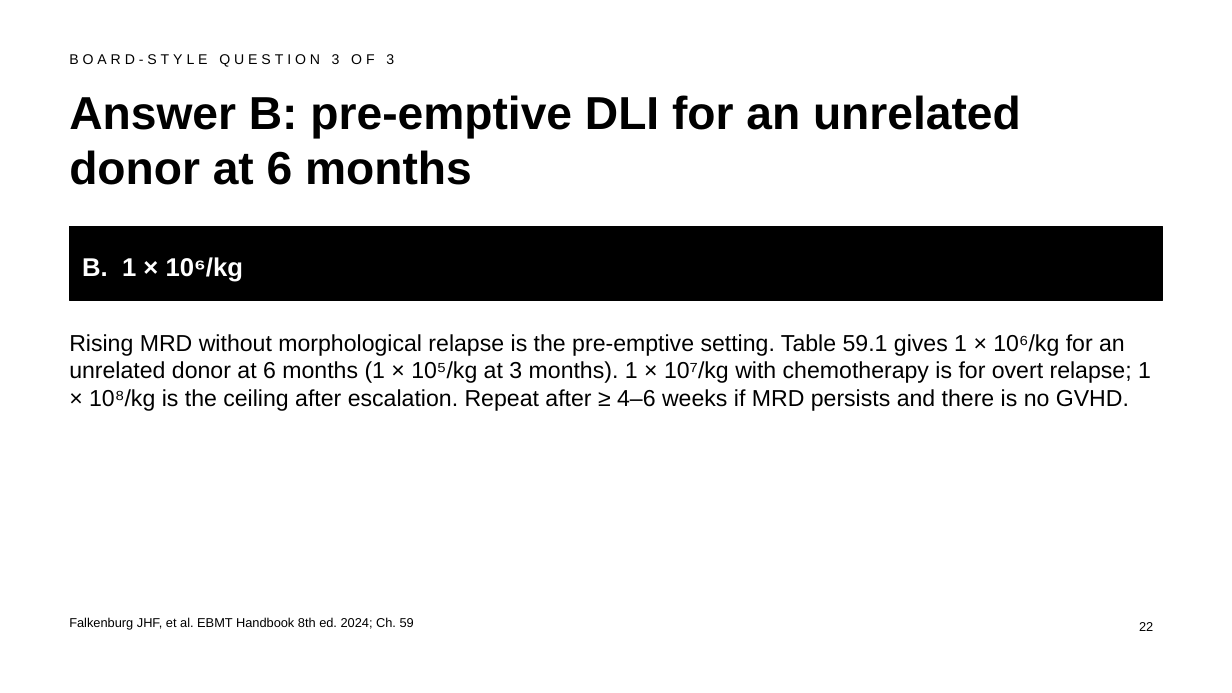
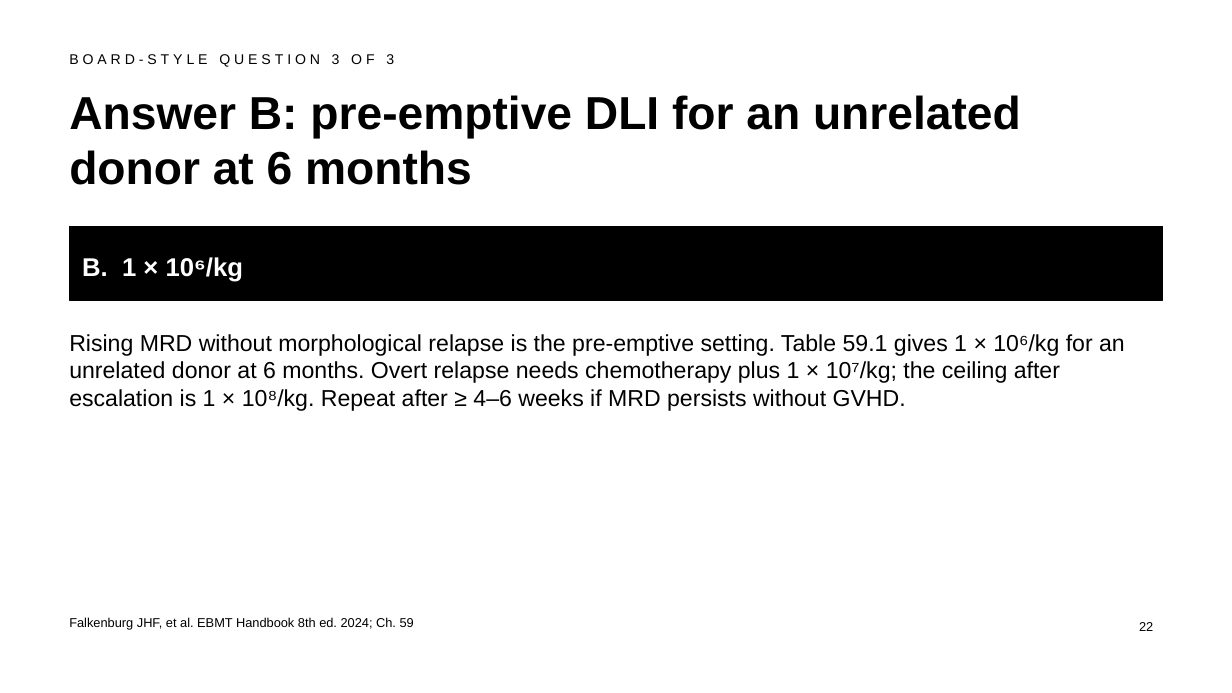
Before and after one commit to htlin222/ebmt-handbook-skill, a slide deck: slide 22 of slides/decks/s13-relapse-mrd-dli.pptx. Drawn at 1232x693 pixels with LibreOffice and Linux fonts; fonts in the diff are those of the drawing. Boxes give left, top, right and bottom in pixels: in the first picture for what was removed or moved away, otherwise in the second. Text is boxed around its words. In the diff, an @@ line names an element or a change of style, - is before the commit and + after.

```diff
--- a/slides/decks/s13-relapse-mrd-dli.pptx
+++ b/slides/decks/s13-relapse-mrd-dli.pptx
@@ text at box(69, 334, 1125, 411): text changed @@
-Rising MRD without morphological relapse is the pre-emptive setting. Table 59.1 gives 1 × 10⁶/kg for an unrelated donor at 6 months (1 × 10⁵/kg at 3 months). 1 × 10⁷/kg with chemotherapy is for overt relapse; 1 × 10⁸/kg is the ceiling after escalation. Repeat after ≥ 4–6 weeks if MRD persists and there is no GVHD.
+Rising MRD without morphological relapse is the pre-emptive setting. Table 59.1 gives 1 × 10⁶/kg for an unrelated donor at 6 months. Overt relapse needs chemotherapy plus 1 × 10⁷/kg; the ceiling after escalation is 1 × 10⁸/kg. Repeat after ≥ 4–6 weeks if MRD persists without GVHD.
```
Also in this commit, not shown: 12 other slides changed, 24 other files.
